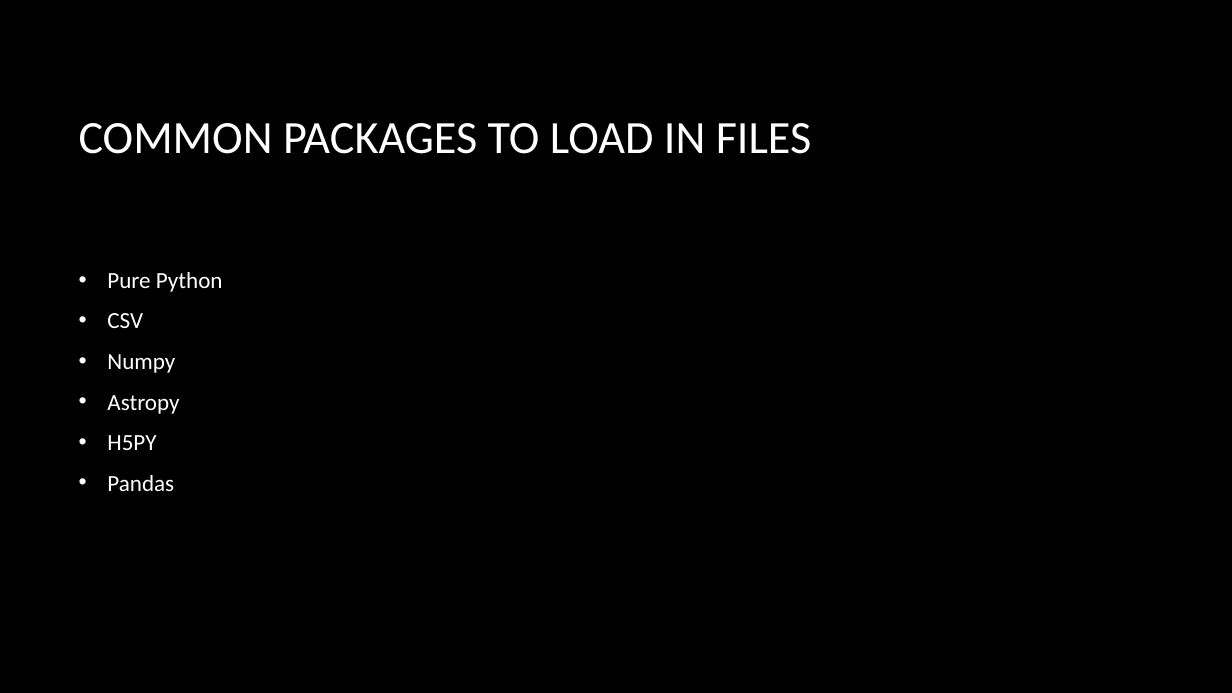
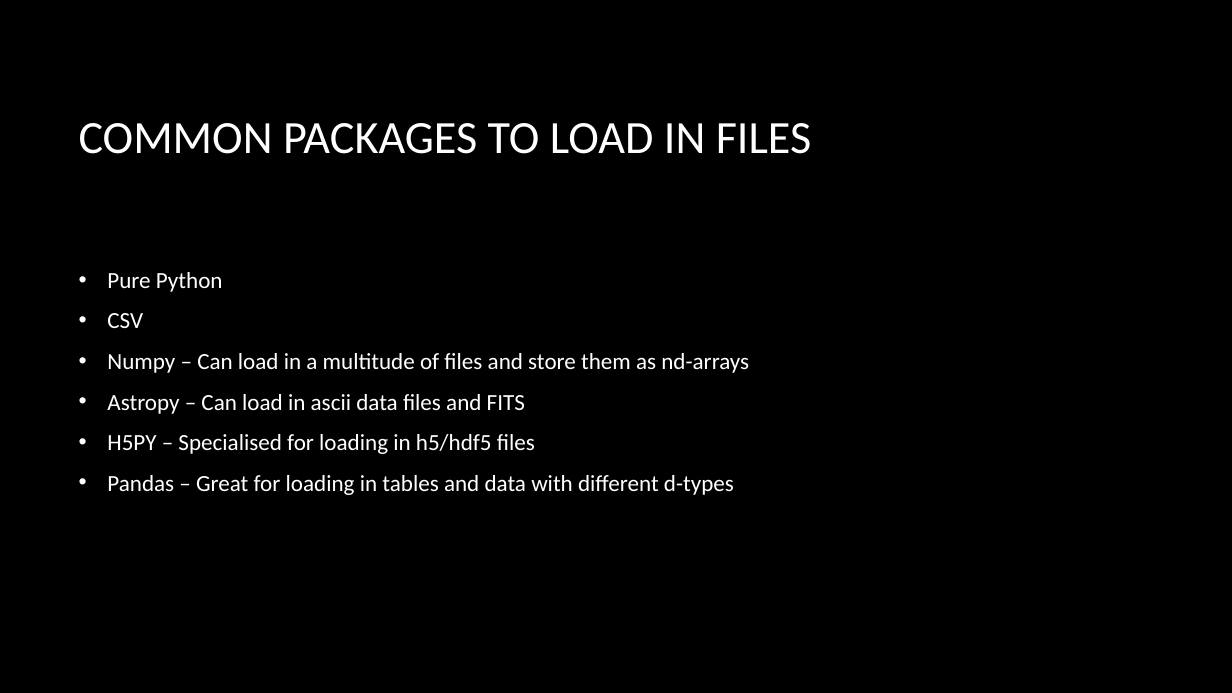
Before and after one commit to smandhai/Astro-Data-Handling-Tutorials, a slide deck: slide 12 of Intro to Astro-data .pptx (slide 11 before the commit). Drawn at 1232x693 pixels with LibreOffice and Linux fonts; fonts in the diff are those of the drawing; background and template pictures are left out. Boxes give left, top, right and bottom in pixels: in the first picture for what was removed or moved away, otherwise in the second. Text is boxed around its words. In the diff, an @@ line names an element or a change of style, - is before the commit and + after.

```diff
--- a/Intro to Astro-data .pptx
+++ b/Intro to Astro-data .pptx
@@ text at (107,353,749,495): text changed @@
-• Numpy
-• Astropy
-• H5PY
-• Pandas
+• Numpy – Can load in a multitude of files and store them as nd-arrays
+• Astropy – Can load in ascii data files and FITS
+• H5PY – Specialised for loading in h5/hdf5 files
+• Pandas – Great for loading in tables and data with different d-types
```
Also in this commit, not shown: 7 other slides changed, 8 slides added, 5 slides removed.
